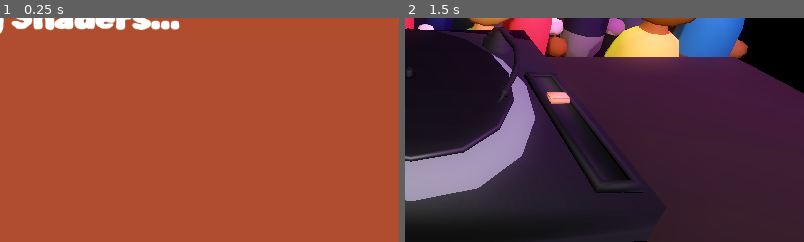
Above: before the commit, frames 1-2 (left to right).
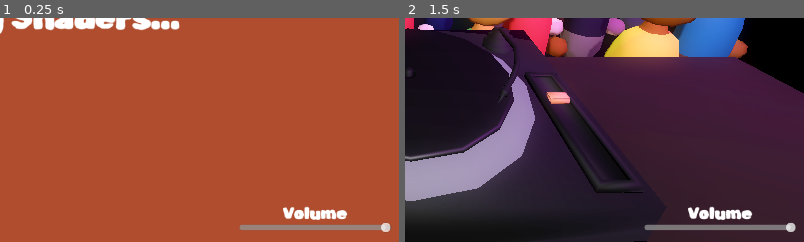
Above: after the commit, the same moments.

Repository: petegilb/rhythmjam
Game: Godot game, scene res://levels/main.tscn
Two runs of this game, one before a commit and one after it. Both use one fixed random seed, a clock stepped at 60 frames per second and the inputs below. Sound files missing from this copy of the repository are replaced by a short silence.
Inputs (mouse positions are % of the whole screen's width and height, from its top left):
- Up to frame 1 (0.25 s): no input
- Up to frame 2 (1.5 s): move the mouse to (72, 45) at 0.52 s; hold Right (ui_right) 0.53-1.28 s; tap Space (space) at 0.6, 1.35 s; tap Enter at 1.25 s; move the mouse to (30, 55) at 1.27 s; hold Left (ui_left) from 1.28 s (still down)
The pictures show only the part of the screen within x 50-100%, y 50-100%; the shares and areas given below are measured in that part.

The runs differ from the first frame. In frame 1, 1.5% of the frame differs, in the area x 59-99%, y 83-96%; in frame 2, 1.5%, in the area x 59-98%, y 83-96%.

Commit message:
add volume slider + esc to quit

Diff:
--- a/levels/main.tscn
+++ b/levels/main.tscn
@@ -11,6 +11,7 @@
 [ext_resource type="PackedScene" uid="uid://c0onclnmjka4m" path="res://scenes/fuse_cursor.tscn" id="6_jw1n3"]
 [ext_resource type="PackedScene" uid="uid://pybfbku7se80" path="res://crowd/crowd.tscn" id="7_xdh4e"]
 [ext_resource type="Theme" uid="uid://kjkyjl1nqctl" path="res://fonts/default_theme.tres" id="11_xdh4e"]
+[ext_resource type="Script" uid="uid://c8ksy8otq5ggq" path="res://volume_slider.gd" id="12_c7dyn"]
 
 [node name="Main" type="Node2D" unique_id=1758961681]
 script = ExtResource("1_wdj6m")
@@ -63,3 +64,36 @@
 grow_vertical = 2
 theme = ExtResource("11_xdh4e")
 text = "Preloading Shaders..."
+
+[node name="VolumeSlider" type="HSlider" parent="CanvasLayer" unique_id=1962095829]
+anchors_preset = 3
+anchor_left = 1.0
+anchor_top = 1.0
+anchor_right = 1.0
+anchor_bottom = 1.0
+offset_left = -230.0
+offset_top = -32.0
+offset_right = -11.0
+offset_bottom = -10.0
+grow_horizontal = 0
+grow_vertical = 0
+max_value = 1.0
+step = 0.0
+script = ExtResource("12_c7dyn")
+
+[node name="Label" type="Label" parent="CanvasLayer/VolumeSlider" unique_id=445672366]
+layout_mode = 1
+anchors_preset = -1
+anchor_left = 0.507
+anchor_top = 0.5
+anchor_right = 0.507
+anchor_bottom = 0.5
+offset_left = -49.033005
+offset_top = -35.0
+offset_right = 45.966995
+offset_bottom = -4.0
+theme = ExtResource("11_xdh4e")
+theme_override_font_sizes/font_size = 24
+text = "Volume"
+
+[connection signal="drag_ended" from="CanvasLayer/VolumeSlider" to="CanvasLayer/VolumeSlider" method="_on_drag_ended"]
--- a/main.gd
+++ b/main.gd
@@ -224,7 +224,7 @@
 		music_player.stop()
 		song_ended()
 
-	if Input.is_action_just_pressed("ui_right"):
+	if Input.is_action_just_pressed("ui_right") or Input.is_action_just_pressed("ui_cancel"):
 		fuse = 0.0
 
 	if Input.is_action_just_pressed("space"):
--- /dev/null
+++ b/volume_slider.gd
@@ -0,0 +1,15 @@
+extends HSlider
+
+# reference: https://www.gdquest.com/tutorial/godot/audio/volume-slider/
+
+@export var audio_bus_name := "Master"
+
+@onready var _bus := AudioServer.get_bus_index(audio_bus_name)
+
+func _ready() -> void:
+	value = AudioServer.get_bus_volume_linear(_bus)
+
+func _value_changed(new_value: float) -> void:
+	AudioServer.set_bus_volume_linear(_bus, new_value)
+
+#func _on_drag_ended(value_changed: bool) -> void:
Not shown, added: volume_slider.gd.uid
